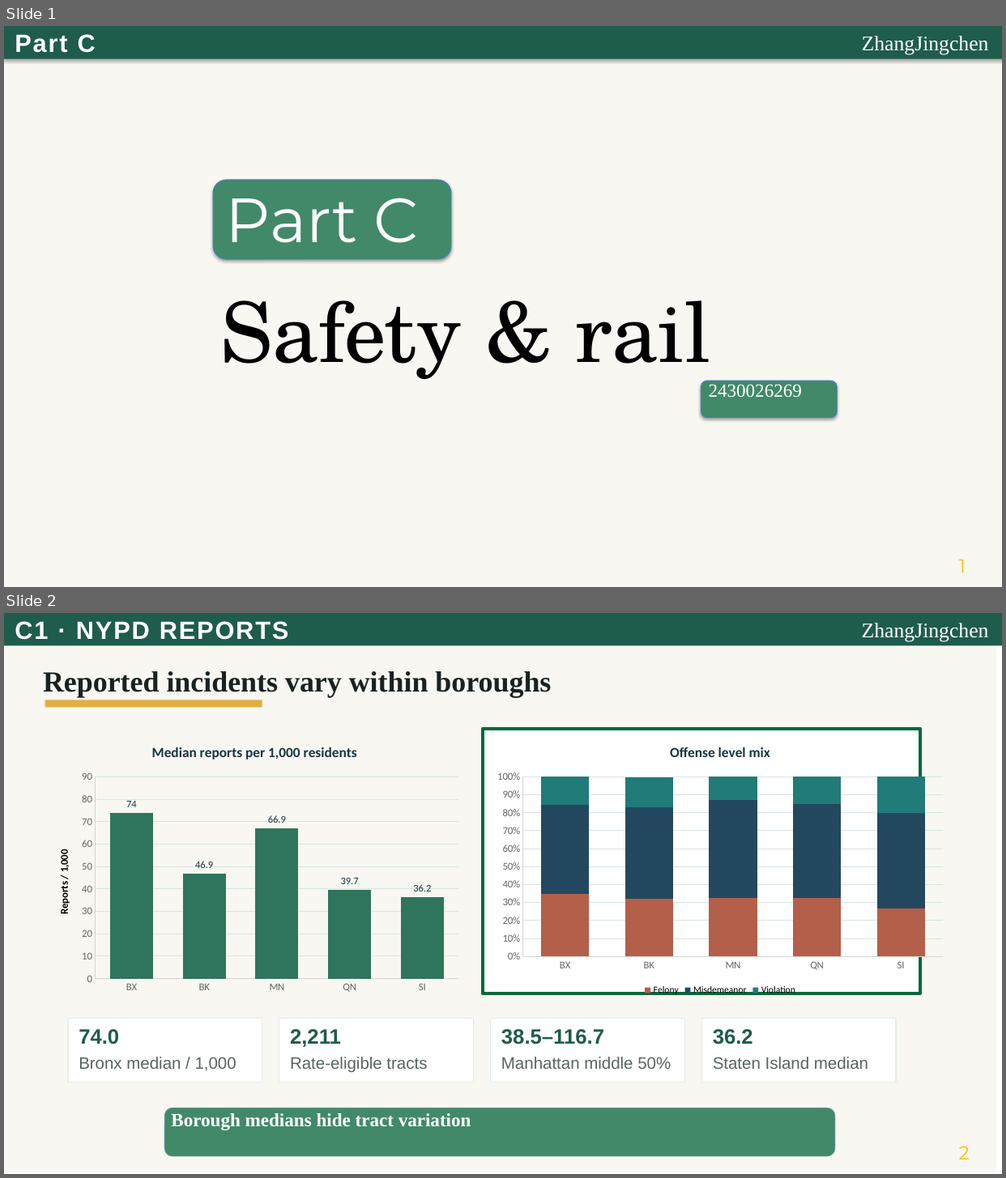
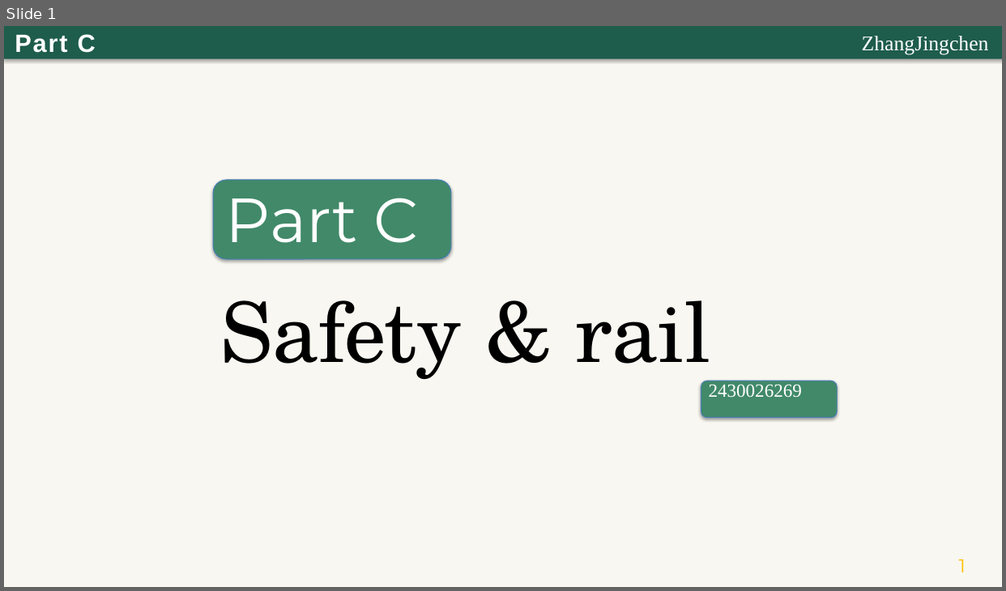
Before and after one commit to Rinnnnk/DS4073-26Fall-GroupProject, a slide deck: module_C/Part_C_Presentation.pptx. Shown one above the other, each under a label of ours: slides 1 and 2 before the commit, slide 1 after it. The pictures are 1006x1178 and 1006x591 pixels, drawn with LibreOffice and Linux fonts; fonts in the diff are those of the drawing. Boxes give left, top, right and bottom in pixels: in the first picture for what was removed or moved away, otherwise in the second. Text is boxed around its words. In the diff, an @@ line names an element or a change of style, - is before the commit and + after.

Commit message:
Show all eight C dashboard charts in presentation

```diff
--- a/module_C/Part_C_Presentation.pptx
+++ b/module_C/Part_C_Presentation.pptx
@@ slide 2 removed at (4, 613, 1002, 1174), background #FFFFFF @@
@@ rectangle removed at (4, 613, 997, 1173) @@
@@ rectangle removed at (4, 613, 1002, 646) @@
@@ text removed at (15, 621, 288, 640) @@
-C1 · NYPD REPORTS
@@ text removed at (862, 623, 989, 642) @@
-ZhangJingchen
@@ text removed at (43, 671, 551, 697) @@
-Reported incidents vary within boroughs
@@ rectangle removed at (45, 700, 262, 707) @@
@@ column chart removed at (42, 730, 467, 999) @@
-title "Median reports per 1,000 residents "
-categories: BX, BK, MN, QN, SI
-Series 1: 74, 46.9, 66.9, 39.7, 36.2
@@ rectangle removed at (484, 728, 920, 994) @@
@@ column stacked chart removed at (488, 730, 953, 999) @@
-title "Offense level mix "
-categories: BX, BK, MN, QN, SI
-Felony: 35, 32, 32, 32, 27
-Misdemeanor: 50, 51, 55, 52, 53
-Violation: 16, 17, 13, 15, 20
@@ rectangle removed at (68, 1019, 262, 1082) @@
@@ rectangle removed at (279, 1019, 473, 1082) @@
@@ rectangle removed at (491, 1019, 684, 1082) @@
@@ rectangle removed at (701, 1019, 896, 1082) @@
@@ text removed at (79, 1029, 119, 1045) @@
-74.0
@@ text removed at (290, 1029, 341, 1047) @@
-2,211
@@ text removed at (501, 1029, 604, 1045) @@
-38.5–116.7
@@ text removed at (713, 1029, 753, 1045) @@
-36.2
@@ text removed at (79, 1057, 236, 1071) @@
-Bronx median / 1,000
@@ text removed at (290, 1057, 427, 1072) @@
-Rate-eligible tracts
@@ text removed at (501, 1057, 671, 1069) @@
-Manhattan middle 50%
@@ text removed at (713, 1057, 868, 1069) @@
-Staten Island median
@@ rounded rectangle removed at (164, 1108, 835, 1157) @@
@@ text removed at (171, 1114, 471, 1131) @@
-Borough medians hide tract variation
@@ text removed at (959, 1146, 970, 1160) @@
-2
```
Also in this commit, not shown: 5 slides added, 2 other slides removed, 3 other files.
